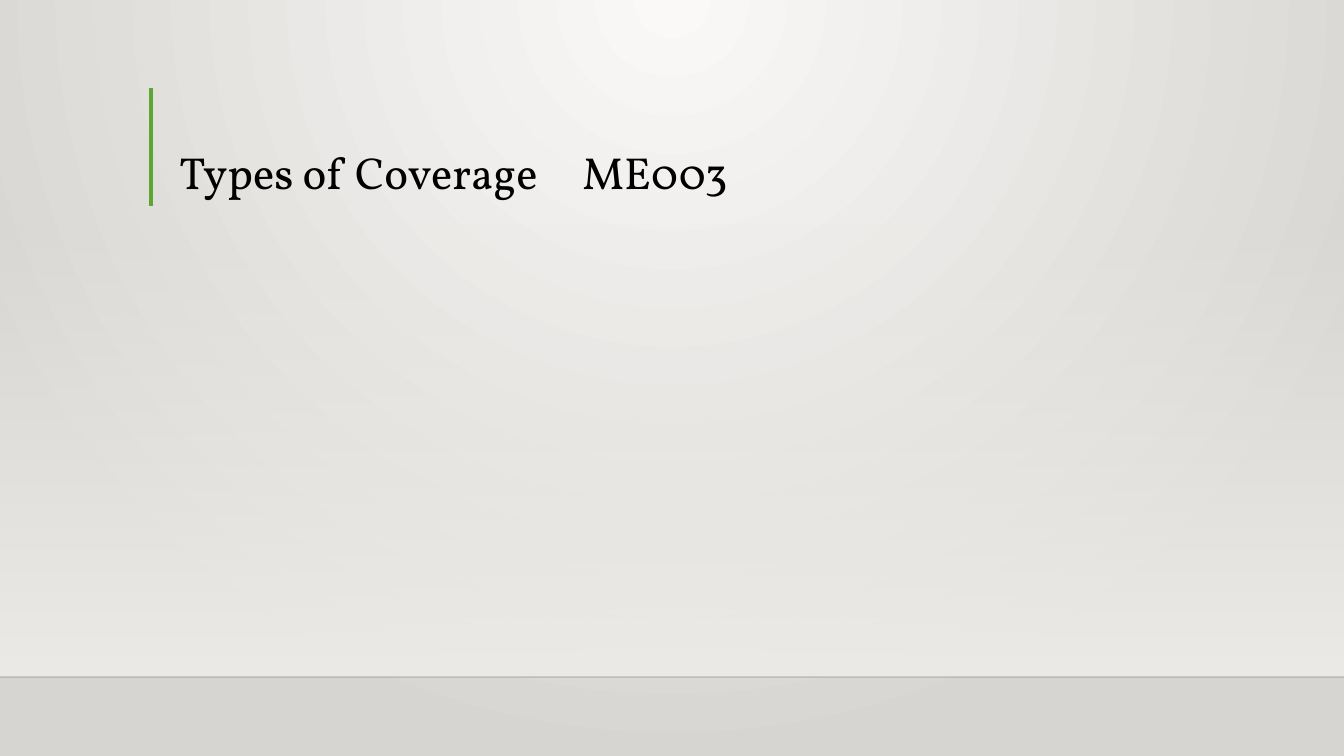
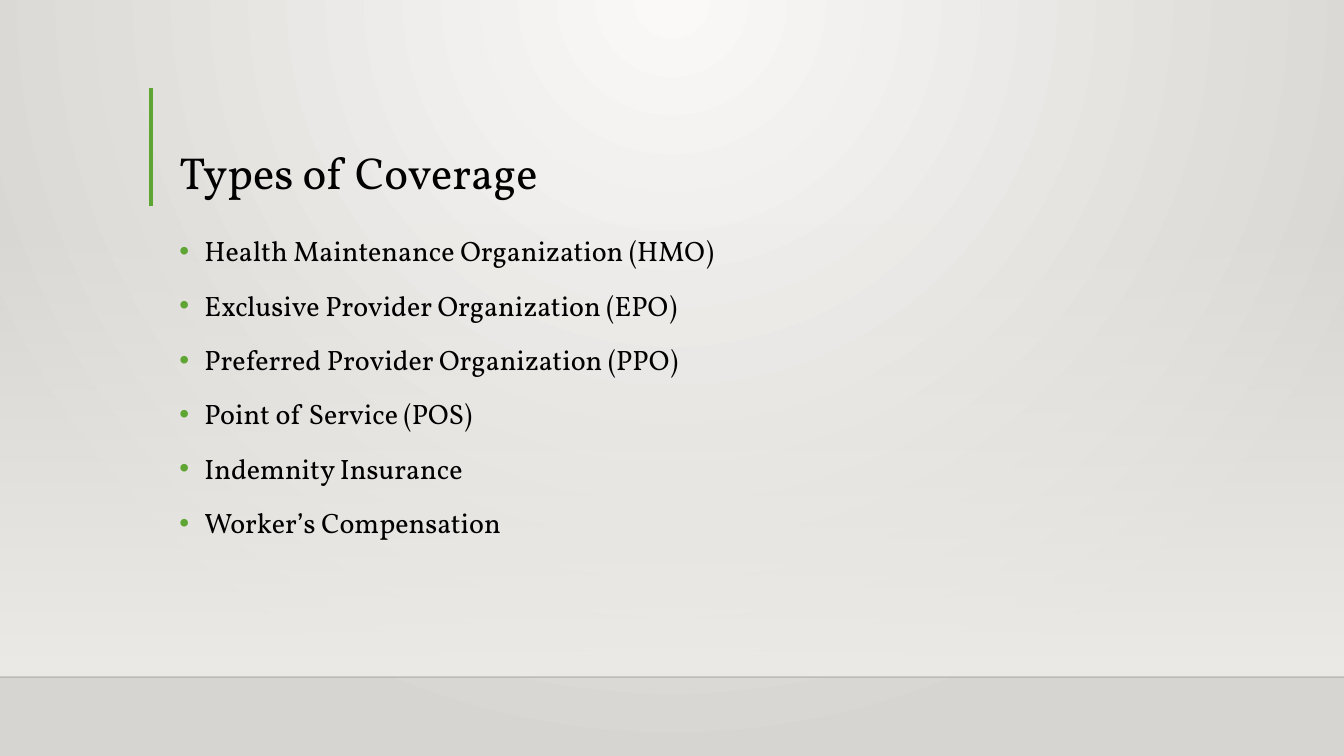
Before and after one commit to Intro-to-APCD/Intro-to-APCD.github.io, a slide deck: slide 2 of PowerPoints/Phase 4 - Insurance Terminology/020 Different Types of Commercial Insurance.pptx (slide 4 before the commit). Drawn at 1344x756 pixels with LibreOffice and Linux fonts; fonts in the diff are those of the drawing; background and template pictures are left out. Boxes give left, top, right and bottom in pixels: in the first picture for what was removed or moved away, otherwise in the second. Text is boxed around its words. In the diff, an @@ line names an element or a change of style, - is before the commit and + after.

```diff
--- a/PowerPoints/Phase 4 - Insurance Terminology/020 Different Types of Commercial Insurance.pptx
+++ b/PowerPoints/Phase 4 - Insurance Terminology/020 Different Types of Commercial Insurance.pptx
@@ title at (179,157,537,200): text changed @@
-Types of Coverage ME003
+Types of Coverage
@@ text added at (204,240,714,540), 20 pt, text #000000 @@
+• Health Maintenance Organization (HMO)
+• Exclusive Provider Organization (EPO)
+• Preferred Provider Organization (PPO)
+• Point of Service (POS)
+• Indemnity Insurance
+• Worker’s Compensation
```
Also in this commit, not shown: 2 other slides changed, 2 slides added, 3 slides removed.
